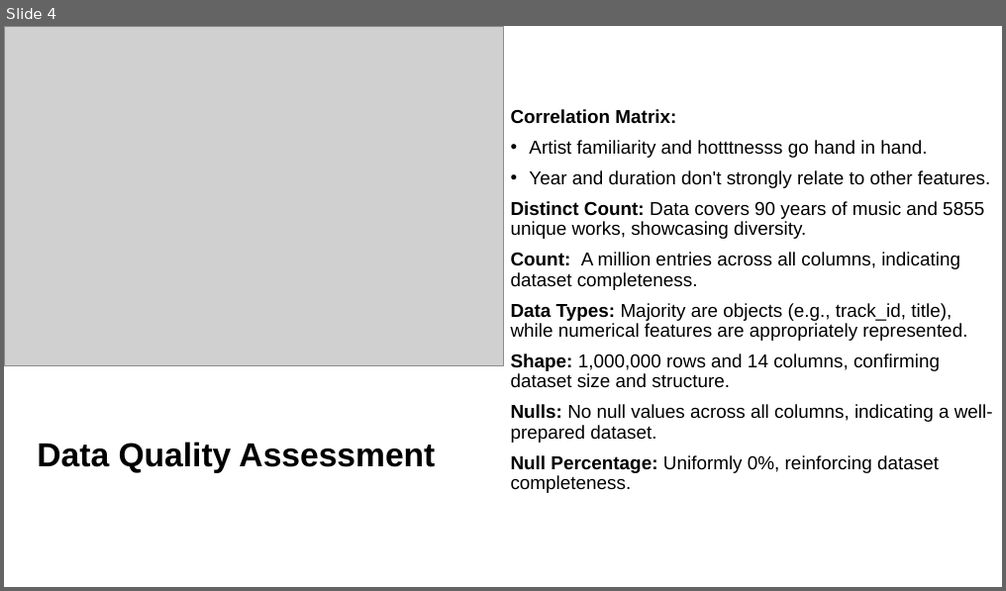
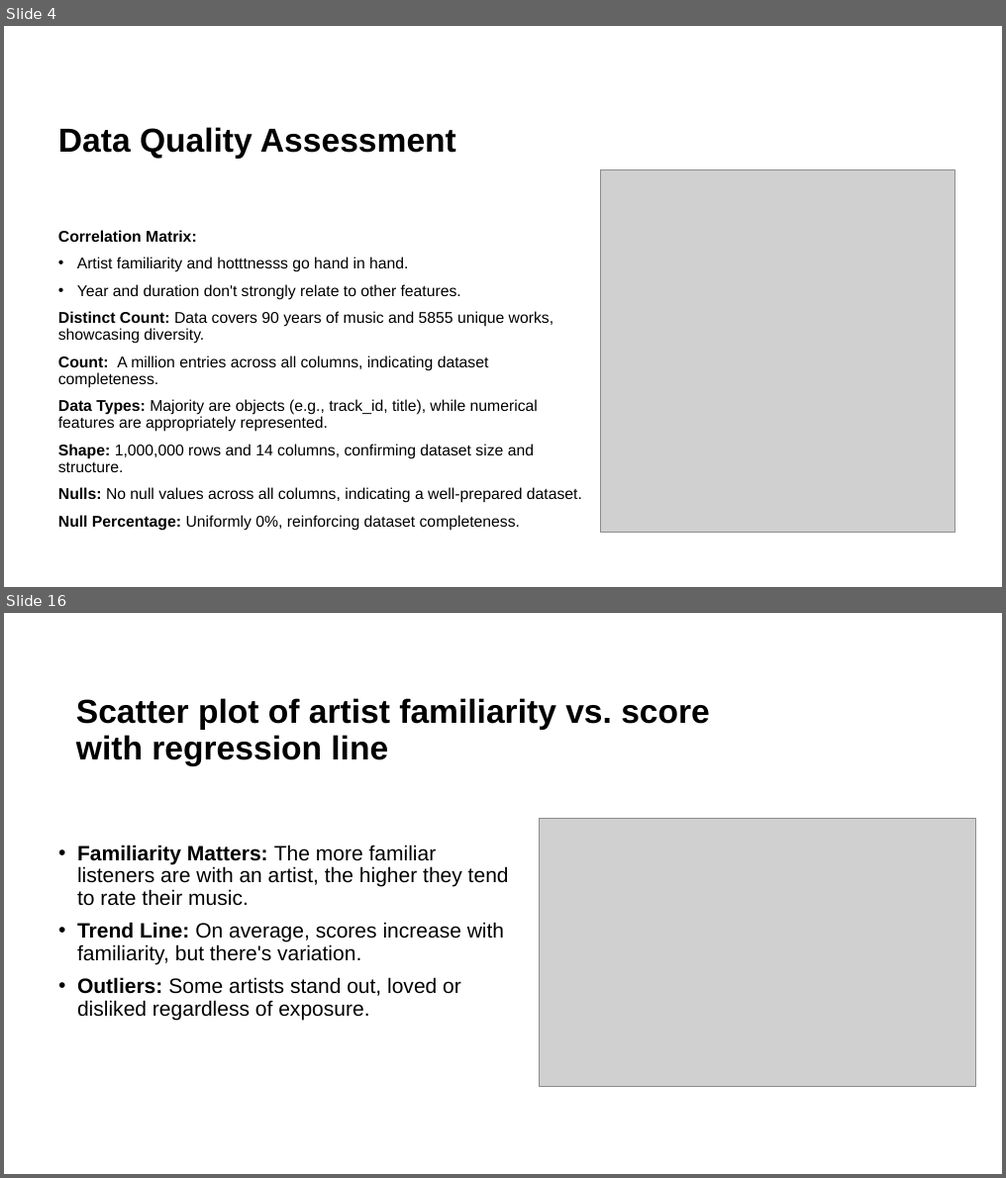
Before and after one commit to majb90/MIS548-Group-6, a slide deck: Project Presentation.pptx. Shown one above the other, each under a label of ours: slide 4 before the commit, slides 4 and 16 after it; the slides between them are not shown. The pictures are 1006x591 and 1006x1178 pixels, drawn with LibreOffice and Linux fonts; fonts in the diff are those of the drawing; grey boxes stand for pictures. Boxes give left, top, right and bottom in pixels: in the first picture for what was removed or moved away, otherwise in the second. Text is boxed around its words. In the diff, an @@ line names an element or a change of style, - is before the commit and + after.

```diff
--- a/Project Presentation.pptx
+++ b/Project Presentation.pptx
@@ slide 16 added at [4, 613, 1002, 1174], background #FFFFFF @@
@@ title added at [76, 698, 710, 766], 32 pt, text #000000, bold @@
+Scatter plot of artist familiarity vs. score with regression line
@@ picture added at [539, 818, 975, 1087] @@
@@ text added at [77, 845, 509, 1020], 20 pt, text #000000 @@
+• Familiarity Matters: The more familiar listeners are with an artist, the higher they tend to rate their music.
+• Trend Line: On average, scores increase with familiarity, but there's variation.
+• Outliers: Some artists stand out, loved or disliked regardless of exposure.
@@ slide 4 changed as well @@
@@ title "Data Quality Assessment": place and size @@
-title "Data Quality Assessment" at [37, 442, 435, 473]
+title "Data Quality Assessment" at [58, 127, 456, 159]
@@ title "Data Quality Assessment" at [58, 127, 456, 159]: vertical alignment middle to bottom @@
@@ picture: place and size @@
-picture at [4, 26, 503, 366]
+picture at [601, 170, 955, 533]
@@ text "Correlation Matrix:": place and size @@
-text "Correlation Matrix:" at [511, 109, 993, 493]
+text "Correlation Matrix:" at [58, 230, 582, 531]
@@ text "Correlation Matrix:" at [58, 230, 582, 531]: size 18 to 15 pt; vertical alignment middle to top @@
```
Also in this commit, not shown: 4 other slides changed, 16 other slides added, 1 slide removed.
